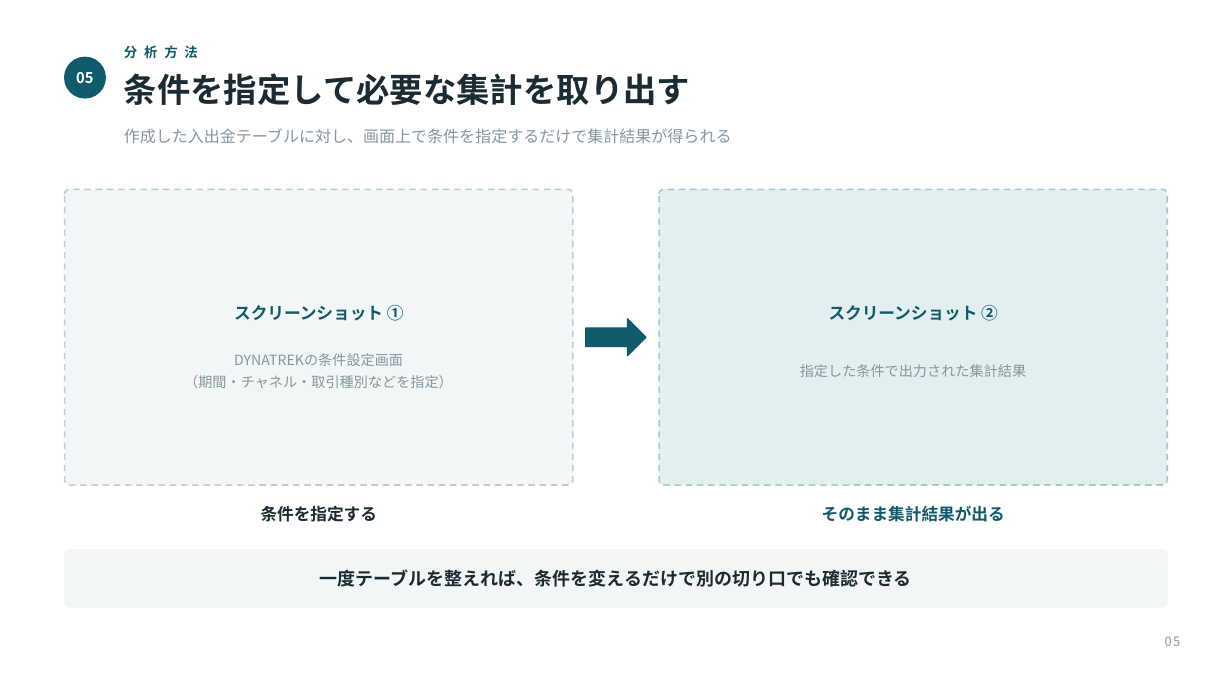
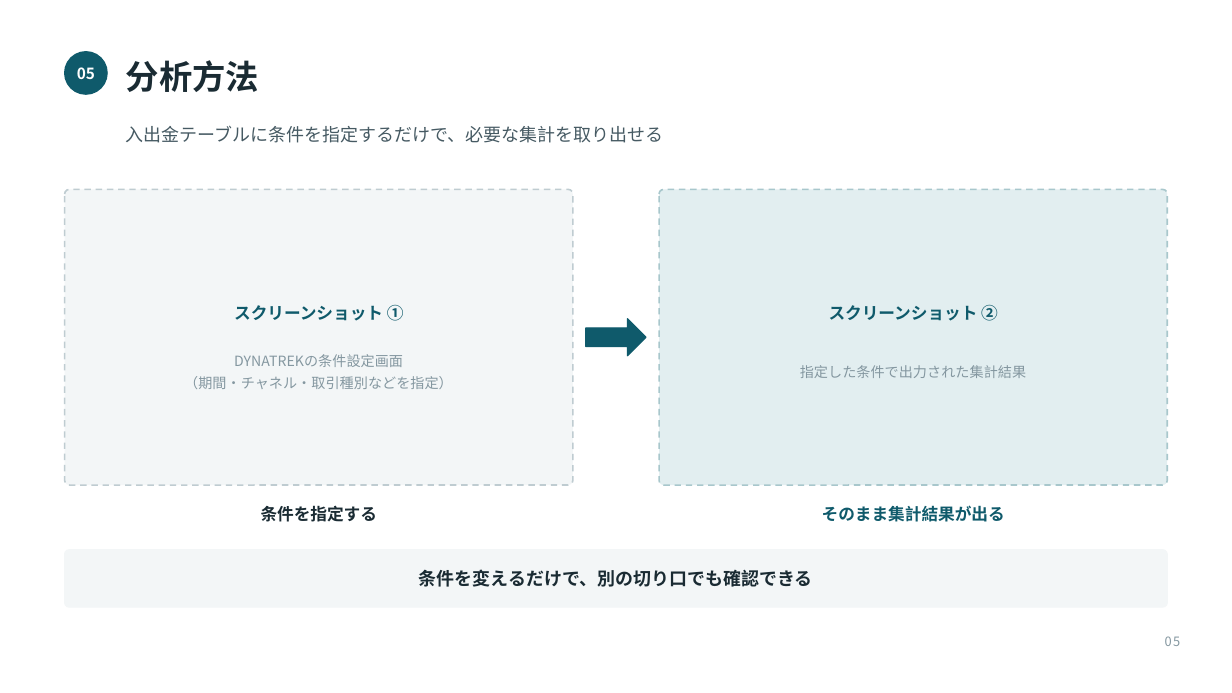
Before and after one commit to takumi66666/my-website, a slide deck: slide 5 of presentation/DYNATREK_成果発表.pptx. Drawn at 1232x693 pixels with LibreOffice and Linux fonts; fonts in the diff are those of the drawing. Boxes give left, top, right and bottom in pixels: in the first picture for what was removed or moved away, otherwise in the second. Text is boxed around its words. In the diff, an @@ line names an element or a change of style, - is before the commit and + after.

```diff
--- a/presentation/DYNATREK_成果発表.pptx
+++ b/presentation/DYNATREK_成果発表.pptx
@@ text "05" at <box>77,67,95,79</box>: size 11.5 to 12 pt @@
@@ ellipse: place and size @@
-ellipse at <box>65,57,105,98</box>
+ellipse at <box>65,52,107,94</box>
@@ text removed at <box>124,73,690,105</box> @@
-条件を指定して必要な集計を取り出す
@@ text at <box>126,60,259,92</box>: text changed; size 10.5 to 26 pt; text colour #0F5A6B to #1A2B33 @@
-分 析 方 法
+分析方法
@@ text at <box>126,125,664,143</box>: text changed; size 12.5 to 14 pt; text colour #8497A0 to #465A63 @@
-作成した入出金テーブルに対し、画面上で条件を指定するだけで集計結果が得られる
+入出金テーブルに条件を指定するだけで、必要な集計を取り出せる
@@ text at <box>419,569,813,587</box>: text changed @@
-一度テーブルを整えれば、条件を変えるだけで別の切り口でも確認できる
+条件を変えるだけで、別の切り口でも確認できる
```
Also in this commit, not shown: 8 other slides changed, 1 other file.
